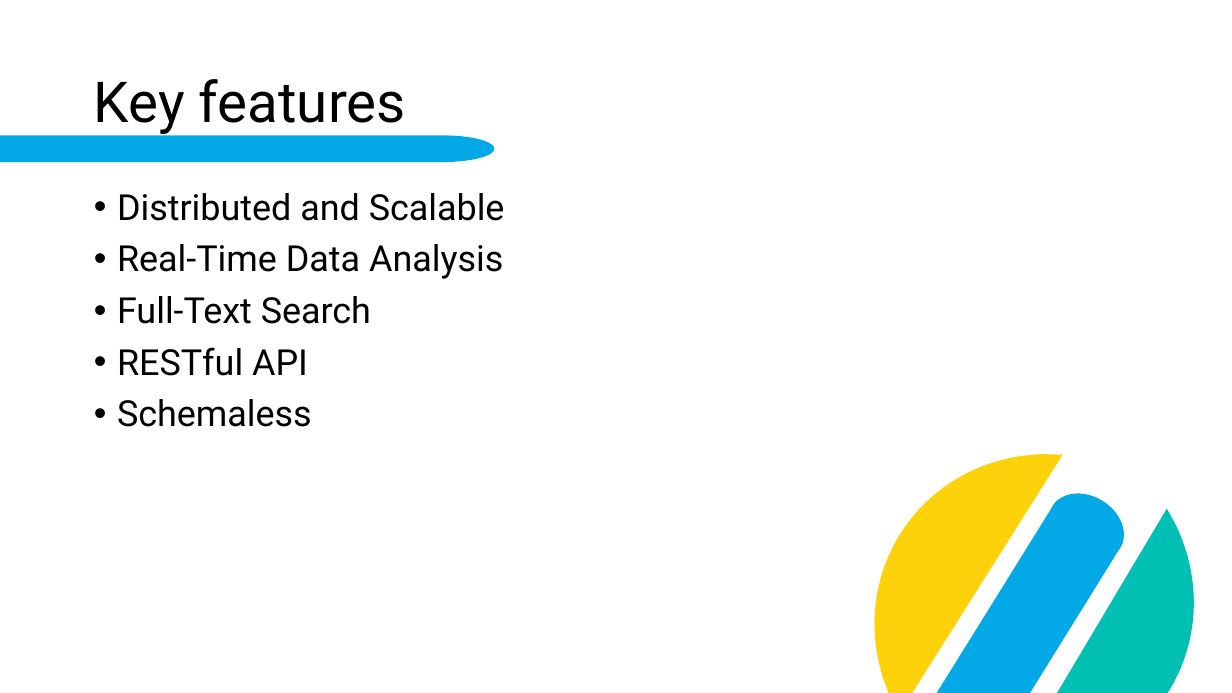
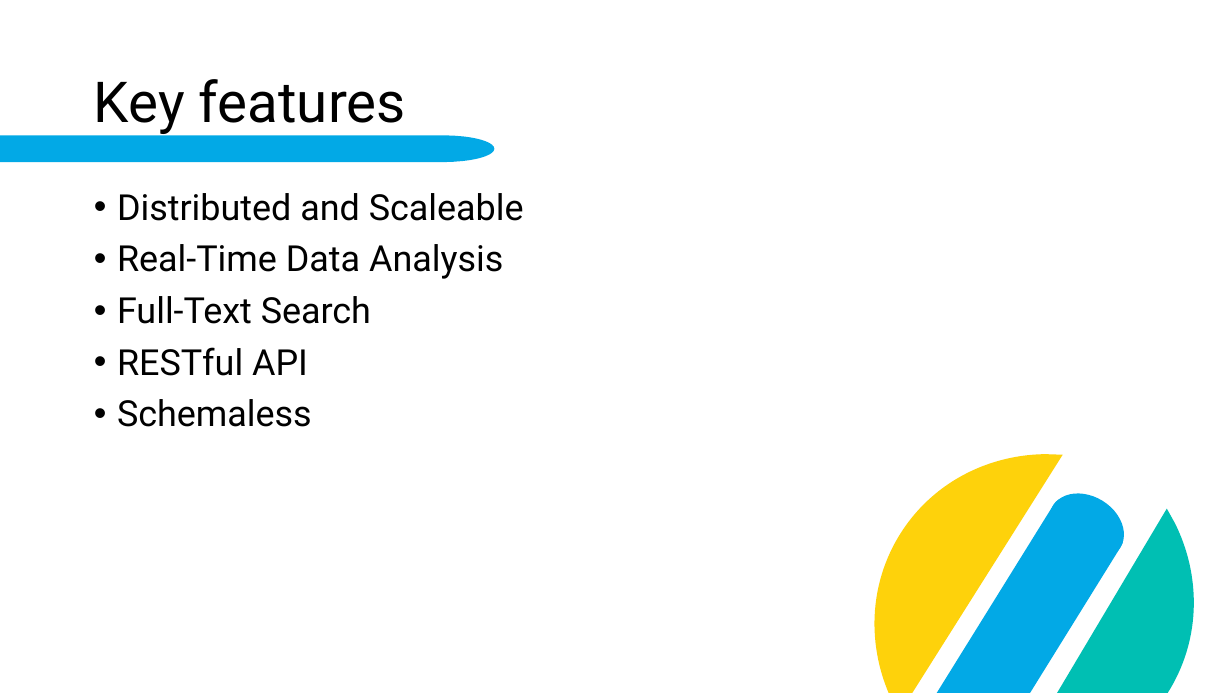
Before and after one commit to fabi2k03/dab_elasticsearch_paper, a slide deck: slide 7 of Elasticsearch.pptx. Drawn at 1232x693 pixels with LibreOffice and Linux fonts; fonts in the diff are those of the drawing; background and template pictures are left out. Boxes give left, top, right and bottom in pixels: in the first picture for what was removed or moved away, otherwise in the second. Text is boxed around its words. In the diff, an @@ line names an element or a change of style, - is before the commit and + after.

Commit message:
Fixed presentation by removing typos

```diff
--- a/Elasticsearch.pptx
+++ b/Elasticsearch.pptx
@@ text at (117,193,524,221): text changed @@
-• Distributed and Scalable
+• Distributed and Scaleable
```
Also in this commit, not shown: 2 other slides changed.
